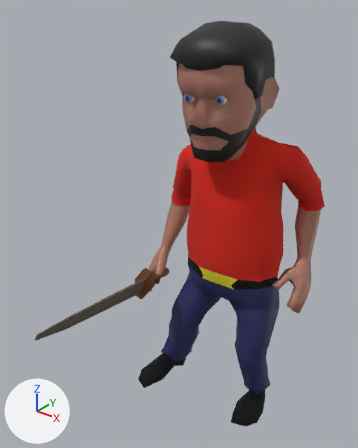
Before and after pictures for a commit that changed the FBX model HackNation/Assets/Assets/Models/man4.fbx.
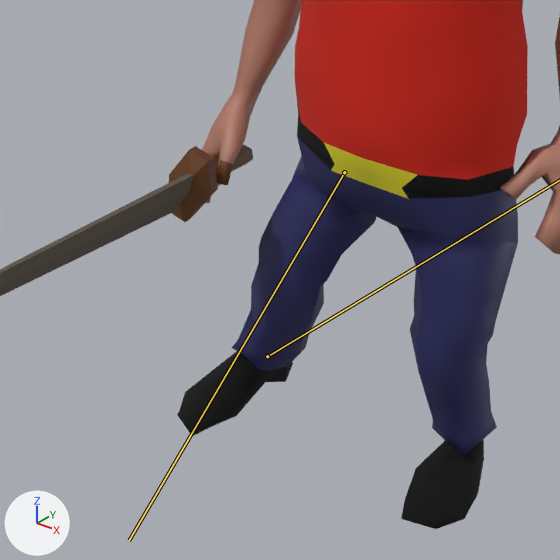
Each version appears first whole from a camera (50 mm lens) standing at (0.00586, -0.00888, 0.01026) and looking at (-0.00009, -0.00145, 0.00565), and next in a close-up on the part from 18% to 83% of the width and 46% to 98% of the height. Every picture has the same lights, and +X, +Y and +Z are marked at lower left. Both versions are drawn at frame 84 of the action 'man4|IdleMan'; the numbers are the values there. The bones that change are drawn over the model as lines in the close-ups.

Objects in the first close-up: 'lpMaleG.014'.
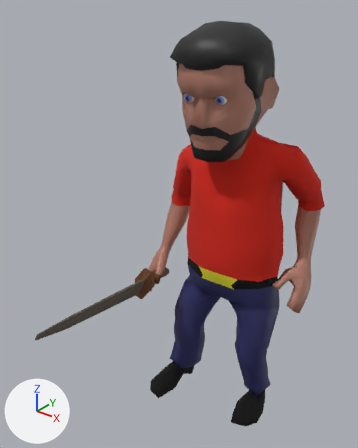
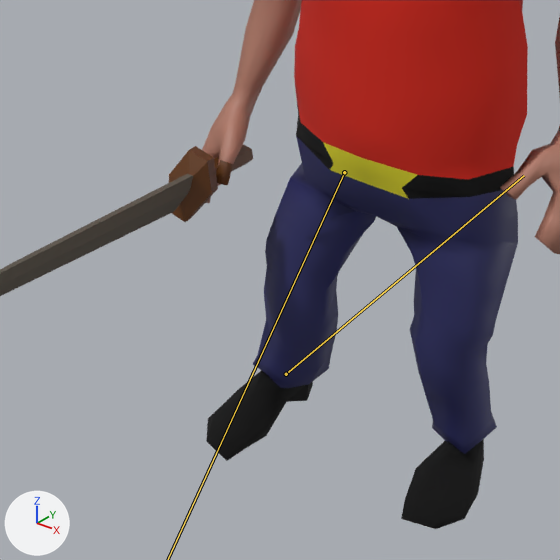
Commit message: idle man

Pixel boxes (x1, y1, x2, y2) of what changed, in the close-ups (560 x 560 px):
'lpMaleG.014', posed
    both: (0, 0, 560, 529)

Edits to the bpy script that builds the scene:
```text
Change bone_leg01_l:
    where bone_leg01_l = bpy.data.objects['man4'].pose.bones['leg01.L']  # child of 'leg.L'
    bone_leg01_l.rotation_quaternion: (0.904, 0.065, 0.336, 0.257) -> (0.884, 0.008, 0.405, 0.235)  # degrees (21, 35, 38) -> degrees (17, 45, 37)
Change bone_ik_l:
    where bone_ik_l = bpy.data.objects['man4'].pose.bones['IK.L']
    bone_ik_l.location: (-0.00073, -0.00068, 0.0002) -> (-0.00024, -0.00068, 0.0)
    bone_ik_l.rotation_quaternion: (0.993, 0.035, 0.004, -0.11) -> (1.0, 0.0, 0.0, -0.009)  # degrees (4, 1, -13) -> degrees (0, 0, -1)
```
